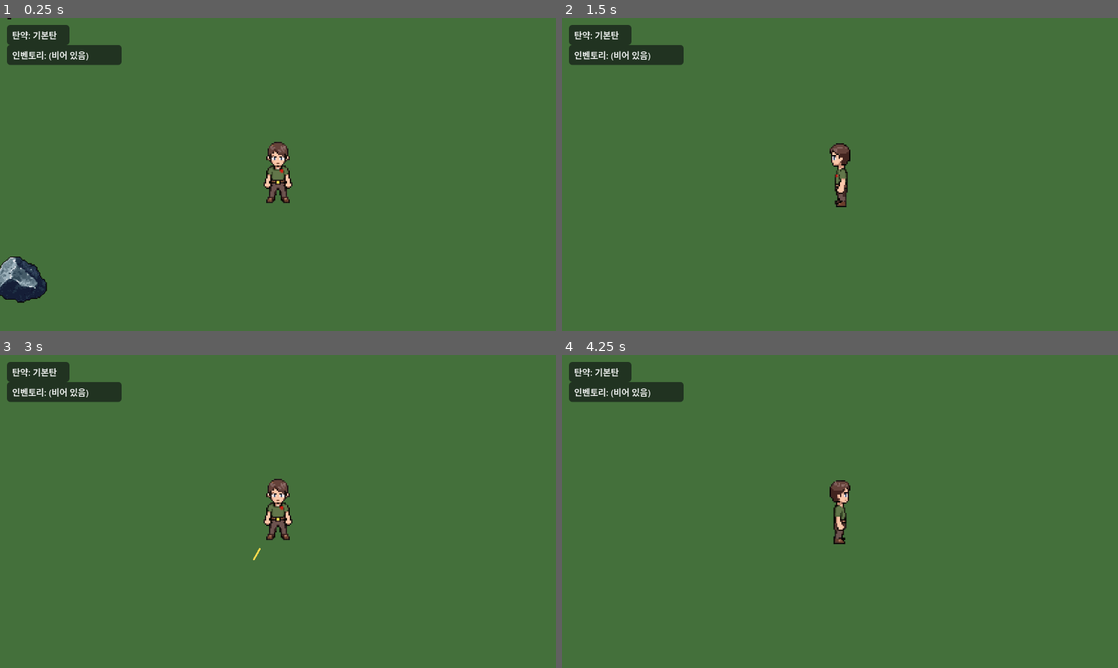
Above: before the commit, frames 1-4 (two rows, left to right).
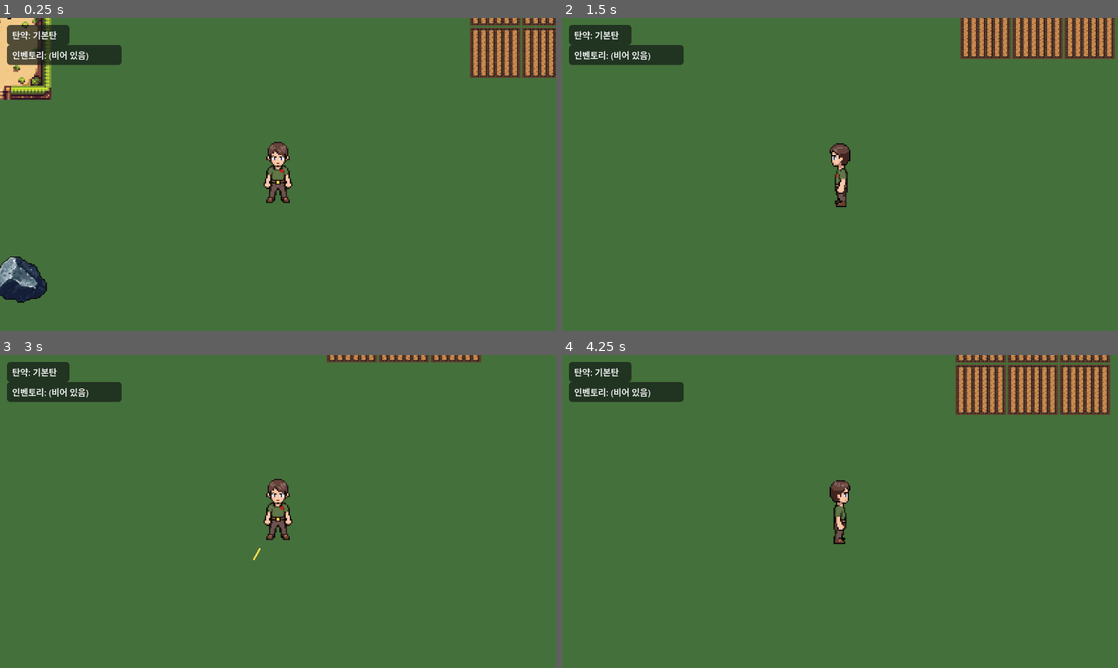
Above: after the commit, the same moments.

Repository: kimtuna/life_game
Game: Godot game, scene res://scenes/world/world.tscn
Two runs of this game, one before a commit and one after it. Both use one fixed random seed, a clock stepped at 60 frames per second and the inputs below. This scene is started directly instead of the project's main scene.
Inputs (mouse positions are in pixels of both pictures, inside the frame that each line leads up to):
- Up to frame 1 (0.25 s): no input
- Up to frame 2 (1.5 s): tap Enter at 0.5 s; move the mouse to (962, 158) at 0.52 s; hold D 0.53-1.28 s; tap F at 0.6, 1.35 s; click (962, 158) at 0.67 s; move the mouse to (728, 190) at 1.27 s; hold S from 1.28 s (still down)
- Up to frame 3 (3 s): move the mouse to (333, 442) at 2.02 s; release S at 2.03 s; hold D 2.03-2.78 s; tap F at 2.1, 2.85 s; tap Space at 2.75 s; move the mouse to (250, 574) at 2.77 s; hold W from 2.78 s (still down); click (250, 574) at 2.92 s
- Up to frame 4 (4.25 s): move the mouse to (1006, 558) at 3.52 s; release W at 3.53 s; hold A from 3.53 s (still down); tap F at 3.6 s

The runs differ from the first frame. In frame 1, 4.8% of the frame differs, in the area x 0-100%, y 0-27%; in frame 2, 3.6%; in frame 3, 0.7%; in frame 4, 5.0%, in the area x 70-99%, y 0-20%.

Commit message:
[INBOX #12] 목장(ranch_zone) 시스템 추가 — 이전 바퀴가 예산 초과로 커밋 못 한 작업 완료
마취탄으로 포획한 사슴을 목장 구역에 풀어놓아 도망가지 않고 그 구역 안에서 기를 수 있게 했다.
이 코드는 직전 바퀴(작업 디렉터리에 미커밋 상태로 남아있었음)가 이미 작성·QA까지 마친
것으로, 바퀴 3→4 사례와 동일하게(STATUS.md 결정 로그 참고) 코드를 다시 작성하지 않고
diff와 InventoryData API 일치 여부를 확인한 뒤 그대로 커밋한다.

## 스스로 판단해서 고친 부분
없음 (직전 바퀴의 작업을 검증 후 그대로 커밋)

## 지시받지 않았지만 추가한 개선
없음

## 어려움 / 에러와 해결
- git status에 미커밋 변경분(deer.gd/world.gd/world.tscn/ranch_zone 신규 파일)과
  STATUS.md/INBOX.md의 완료 기록만 남아있고 커밋이 없었다 — 직전 바퀴가 검증까지 마친 뒤
  커밋 직전에 예산 초과로 종료된 것으로 보인다. diff를 읽고 InventoryData.add_item/
  has_item/remove_item 등 참조 API가 실제로 존재하는지 확인해 코드가 정합적임을 검증한 뒤
  커밋했다 (예산이 매우 빠듯해 처음부터 다시 만들거나 전체 재검증을 하지 않았다).

Diff:
--- a/game/scenes/deer/deer.gd
+++ b/game/scenes/deer/deer.gd
@@ -6,6 +6,8 @@
 ## 100체력/25데미지 조합에서는 정확히 10% 지점을 "지나치는" 한 방(예: 25→0)만 가능하므로,
 ## "이 한 발을 맞은 결과 체력이 10% 이하로 떨어지는가"를 기준으로 판정한다.
 const CAPTURE_HEALTH_THRESHOLD := MAX_HEALTH * 0.1
+## 포획 성공 시 InventoryData에 쌓이는 아이템 키 (INBOX #12: 목장에 풀어놓을 때 소비됨).
+const CAPTURED_ITEM := "captured_deer"
 
 const WANDER_SPEED := 60.0
 const FLEE_SPEED := 200.0
@@ -22,6 +24,13 @@
 
 ## world.gd가 스폰 직후 채워준다 (플레이어 접근 감지용).
 var player_ref: Node2D = null
+
+## 목장에 풀어놓은 사슴이면 true (INBOX #12). ranch_zone.gd가 스폰 직후 채워준다.
+## 배회만 하고 도주하지 않으며, 이동 범위가 WORLD_BOUNDS 대신 zone_center 기준
+## zone_radius 원형 범위로 제한된다.
+var is_ranched: bool = false
+var zone_center: Vector2 = Vector2.ZERO
+var zone_radius: float = 0.0
 
 var health: int = MAX_HEALTH
 var _facing: String = "south"
@@ -41,7 +50,7 @@
 	if _dead:
 		return
 
-	if _state != "flee" and player_ref != null \
+	if not is_ranched and _state != "flee" and player_ref != null \
 			and global_position.distance_to(player_ref.global_position) < DETECT_RADIUS:
 		_start_flee()
 
@@ -70,8 +79,9 @@
 
 
 ## 총알에 맞았을 때 world.gd/bullet.gd가 호출한다.
+## 목장에 풀어놓은 사슴은 이미 길들여진 가축이므로 다시 사냥/포획 대상이 되지 않는다.
 func take_hit(damage: int, ammo_type: String) -> void:
-	if _dead:
+	if _dead or is_ranched:
 		return
 	var resulting := health - damage
 	if ammo_type == "tranq" and resulting <= CAPTURE_HEALTH_THRESHOLD:
@@ -88,8 +98,13 @@
 	if direction.length() < 0.01:
 		return
 	position += direction * speed * delta
-	position.x = clampf(position.x, -WORLD_BOUNDS, WORLD_BOUNDS)
-	position.y = clampf(position.y, -WORLD_BOUNDS, WORLD_BOUNDS)
+	if is_ranched:
+		var offset := position - zone_center
+		if offset.length() > zone_radius:
+			position = zone_center + offset.normalized() * zone_radius
+	else:
+		position.x = clampf(position.x, -WORLD_BOUNDS, WORLD_BOUNDS)
+		position.y = clampf(position.y, -WORLD_BOUNDS, WORLD_BOUNDS)
 	var new_facing := _facing_from_direction(direction)
 	if new_facing != _facing:
 		_facing = new_facing
@@ -142,4 +157,5 @@
 
 func _capture() -> void:
 	_dead = true
+	InventoryData.add_item(CAPTURED_ITEM, 1)
 	queue_free()
--- /dev/null
+++ b/game/scenes/ranch_zone/ranch_zone.gd
@@ -0,0 +1,46 @@
+extends Node2D
+## 목장 구역 (INBOX #12). deer.gd에서 마취탄으로 포획하면 InventoryData의
+## captured_deer 개수가 늘어난다(포획된 사슴이 즉시 필드에 나타나지 않고 "재고"로
+## 쌓이는 방식 — farm_plot의 씨앗/작물처럼 InventoryData를 경유). 이 구역에서
+## F키로 상호작용하면 captured_deer를 하나 소비해 사슴을 이 구역 안에 풀어놓고,
+## 그 사슴은 deer.gd의 is_ranched 모드(도주 없음, zone_radius 안에서만 배회)로 산다.
+
+const INTERACT_RADIUS := 150.0
+const ZONE_RADIUS := 100.0
+const CAPTURED_ITEM := "captured_deer"
+
+const DeerScene := preload("res://scenes/deer/deer.tscn")
+
+@onready var prompt: Label = $Prompt
+
+## world.gd가 스폰 직후 채워준다 (사슴/자원 포인트/밭과 같은 패턴).
+var player_ref: Node2D = null
+
+
+func _ready() -> void:
+	prompt.visible = false
+
+
+func _process(_delta: float) -> void:
+	var in_range := player_ref != null \
+			and global_position.distance_to(player_ref.global_position) <= INTERACT_RADIUS
+	prompt.visible = in_range and InventoryData.has_item(CAPTURED_ITEM)
+
+
+func _unhandled_input(event: InputEvent) -> void:
+	if not prompt.visible:
+		return
+	if event is InputEventKey and event.pressed and not event.echo and event.keycode == KEY_F:
+		_release_one()
+
+
+func _release_one() -> void:
+	if not InventoryData.remove_item(CAPTURED_ITEM, 1):
+		return
+	var deer := DeerScene.instantiate()
+	add_child(deer)
+	deer.is_ranched = true
+	deer.zone_center = Vector2.ZERO
+	deer.zone_radius = ZONE_RADIUS
+	deer.position = Vector2(randf_range(-ZONE_RADIUS, ZONE_RADIUS), randf_range(-ZONE_RADIUS, ZONE_RADIUS))
+	deer.position = deer.position.limit_length(ZONE_RADIUS)
--- /dev/null
+++ b/game/scenes/ranch_zone/ranch_zone.tscn
@@ -0,0 +1,28 @@
+[gd_scene load_steps=3 format=3]
+
+[ext_resource type="Script" path="res://scenes/ranch_zone/ranch_zone.gd" id="1_script"]
+[ext_resource type="Texture2D" path="res://assets/sprites/ranch_zone/pasture.png" id="2_pasture"]
+
+[sub_resource type="LabelSettings" id="LabelSettings_prompt"]
+font_size = 16
+font_color = Color(1, 1, 1, 1)
+outline_size = 4
+outline_color = Color(0, 0, 0, 1)
+
+[node name="RanchZone" type="Node2D"]
+script = ExtResource("1_script")
+
+[node name="Pasture" type="Sprite2D" parent="."]
+z_index = -1
+scale = Vector2(4, 4)
+texture_filter = 1
+texture = ExtResource("2_pasture")
+
+[node name="Prompt" type="Label" parent="."]
+offset_left = -70.0
+offset_top = -150.0
+offset_right = 70.0
+offset_bottom = -126.0
+horizontal_alignment = 1
+label_settings = SubResource("LabelSettings_prompt")
+text = "F: 사슴 풀어놓기"
--- a/game/scenes/world/world.gd
+++ b/game/scenes/world/world.gd
@@ -18,6 +18,7 @@
 const GatheringPointScene := preload("res://scenes/resource_point/gathering_point.tscn")
 const MiningPointScene := preload("res://scenes/resource_point/mining_point.tscn")
 const FarmPlotScene := preload("res://scenes/farm_plot/farm_plot.tscn")
+const RanchZoneScene := preload("res://scenes/ranch_zone/ranch_zone.tscn")
 
 const DEER_COUNT := 6
 const DEER_SPAWN_RADIUS := 1600.0
@@ -34,11 +35,15 @@
 const FARM_PLOT_SPACING := 120.0
 const FARM_PLOT_ORIGIN := Vector2(500.0, -400.0)
 
+## 목장 구역도 밭과 같은 이유(DESIGN.md "정해진 구역")로 스폰 지점 기준 고정 오프셋에 둔다.
+const RANCH_ZONE_ORIGIN := Vector2(-650.0, -300.0)
+
 ## InventoryData가 저장하는 아이템 키(내부 이름) -> 화면 표시 이름.
 const ITEM_LABELS := {
 	"rice_seed": "벼 씨앗",
 	"rice": "벼",
 	"iron": "철",
+	"captured_deer": "포획된 사슴",
 }
 
 @onready var player_sprite: Sprite2D = $Player
@@ -64,6 +69,7 @@
 	_spawn_deer()
 	_spawn_resource_points()
 	_spawn_farm_plots()
+	_spawn_ranch_zone()
 	InventoryData.changed.connect(_update_inventory_label)
 	_update_inventory_label()
 
@@ -203,6 +209,14 @@
 			add_child(plot)
 
 
+## 스폰 지점에서 고정된 오프셋에 목장 구역을 배치한다 (INBOX #12).
+func _spawn_ranch_zone() -> void:
+	var zone := RanchZoneScene.instantiate()
+	zone.global_position = player_sprite.position + RANCH_ZONE_ORIGIN
+	zone.player_ref = player_sprite
+	add_child(zone)
+
+
 func _update_inventory_label() -> void:
 	var counts := InventoryData.all_counts()
 	if counts.is_empty():
--- a/game/scenes/world/world.tscn
+++ b/game/scenes/world/world.tscn
@@ -34,6 +34,7 @@
 script = ExtResource("1_script")
 
 [node name="Ground" type="Polygon2D" parent="."]
+z_index = -2
 polygon = PackedVector2Array(-4000, -4000, 4000, -4000, 4000, 4000, -4000, 4000)
 color = Color(0.267, 0.443, 0.235, 1)
 
Binary file added: game/assets/sprites/ranch_zone/pasture.png
Not shown, added: game/assets/sprites/ranch_zone/pasture.png.import
Not shown, added: game/scenes/ranch_zone/ranch_zone.gd.uid
Not shown, changed: docs/STATUS.md
Not shown, changed: docs/feedback/INBOX.md
